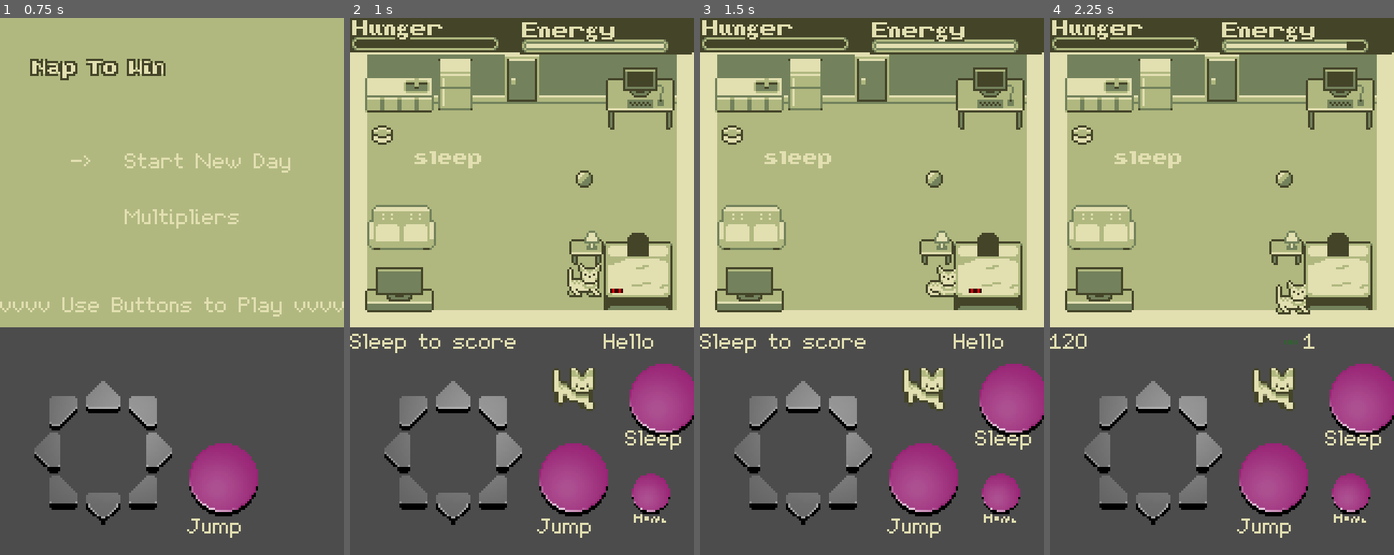
Above: before the commit, frames 1-4 (left to right).
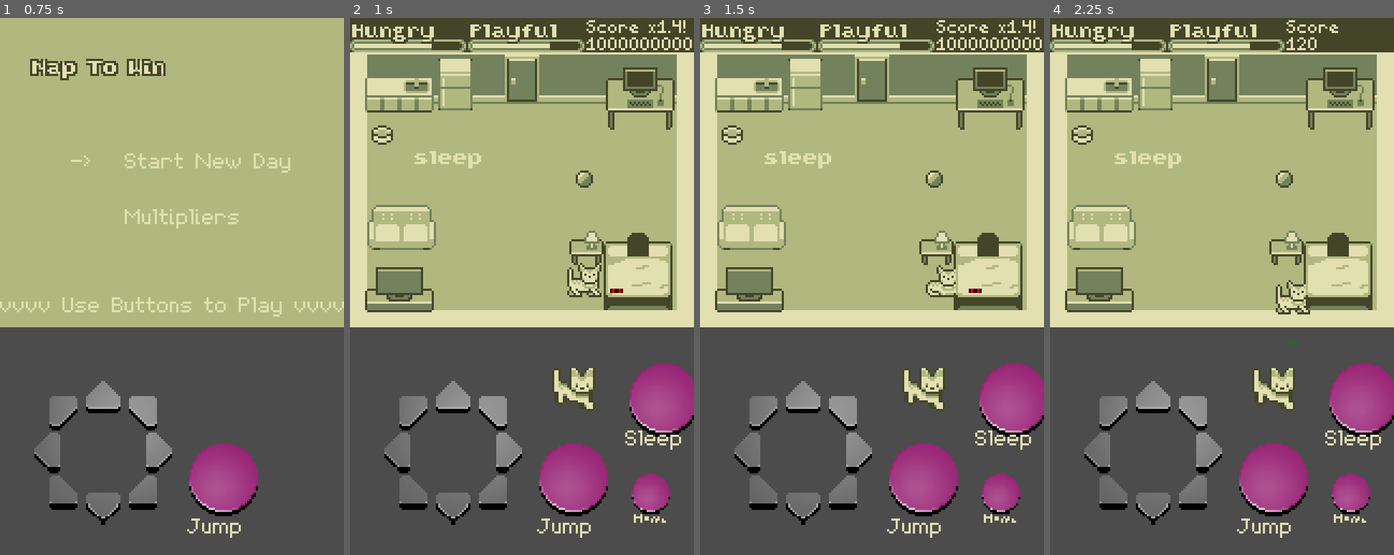
Above: after the commit, the same moments.

Repository: RoxT/legendary-octo-eureka
Game: Godot game, scene res://MainMenu.tscn
The game is run twice, just before and just after one commit, with the same random seed, the same clock (stepped at 60 frames per second) and the same inputs.
Inputs:
- Up to frame 1 (0.75 s): tap Enter at 0.5 s; hold Right (ui_right) from 0.53 s (still down); tap S (sleep) at 0.6 s
- Up to frame 2 (1 s): keep holding Right (ui_right); tap Space (jump) at 0.77 s
- Up to frame 3 (1.5 s): release Right (ui_right) at 1.25 s; click "Sleep" at 1.25 s
- Up to frame 4 (2.25 s): hold Down (ui_down) from 2.03 s (still down); tap S (sleep) at 2.1 s

Frame 1 is identical in both runs. In frame 2, 3.6% of the frame differs, in the area x 0-100%, y 0-63%; in frame 3, 3.6%; in frame 4, 3.1%.

Commit message:
Started on HUD

Diff:
--- /dev/null
+++ b/HUD.gd
@@ -0,0 +1,16 @@
+extends Control
+
+
+# Declare member variables here. Examples:
+# var a = 2
+# var b = "text"
+
+
+# Called when the node enters the scene tree for the first time.
+func _ready():
+	pass # Replace with function body.
+
+
+# Called every frame. 'delta' is the elapsed time since the previous frame.
+#func _process(delta):
+#	pass
--- a/LevelConroller.gd
+++ b/LevelConroller.gd
@@ -69,8 +69,8 @@
 		modifiers = modifiers + (played_with_ball.multiplier if played_with_ball.active else 0.0)
 		modifiers = modifiers + (brushed_against.multiplier if brushed_against.active else 0.0)
 		score = score + default_multiplier * modifiers
-		change_debug_label($DebugLabel, score)
-		change_debug_label($Modifier, modifiers)
+		$HUD/ScoreLabel.text = str(score)
+		$HUD/ModifierLabel.text = "x" + str(modifiers) + "!" if modifiers > 1 else ""
 
 func _on_Food_body_entered(body):
 	if body.name == "PlayerCat":
@@ -79,10 +79,6 @@
 			$Bars.eat()
 			$Food.empty()
 			$PlayerCat.eat()
-
-func change_debug_label(label: Label, text):
-	var formatDebug = "%s"
-	label.text = formatDebug % text
 
 func _on_Sleep_pressed():
 	$PlayerCat.sleep_toggle()
--- a/Main.tscn
+++ b/Main.tscn
@@ -30,6 +30,7 @@
 [ext_resource path="res://resources/Tinierfont.tres" type="DynamicFont" id=28]
 [ext_resource path="res://resources/TinyFont.tres" type="DynamicFont" id=29]
 [ext_resource path="res://resources/TinyBoldFont.tres" type="DynamicFont" id=30]
+[ext_resource path="res://HUD.gd" type="Script" id=31]
 
 [sub_resource type="RectangleShape2D" id=1]
 extents = Vector2( 16, 13 )
@@ -201,13 +202,6 @@
 [node name="Node2D" type="Node2D" parent="."]
 script = ExtResource( 14 )
 
-[node name="Modifier" type="Label" parent="Node2D"]
-margin_left = 118.0
-margin_top = 147.0
-margin_right = 158.0
-margin_bottom = 161.0
-text = "Hello"
-
 [node name="Room" type="Sprite" parent="Node2D"]
 position = Vector2( 80, 72 )
 texture = ExtResource( 3 )
@@ -358,13 +352,8 @@
 position = Vector2( 0, 11 )
 shape = SubResource( 6 )
 
-[node name="DebugLabel" type="Label" parent="Node2D"]
-margin_top = 147.0
-margin_right = 78.0
-margin_bottom = 161.0
-text = "Sleep to score"
-
 [node name="Bars" parent="Node2D" instance=ExtResource( 5 )]
+visible = false
 anchor_right = 0.0
 anchor_bottom = 0.0
 margin_left = -1.0
@@ -509,50 +498,71 @@
 custom_fonts/font = ExtResource( 30 )
 text = "sleep"
 
-[node name="BigBar" type="Position2D" parent="Node2D"]
-position = Vector2( -129, 40 )
-
-[node name="TextureProgress" type="TextureProgress" parent="Node2D/BigBar"]
-margin_left = 49.0
-margin_top = -18.0
-margin_right = 103.0
-margin_bottom = -12.0
-value = 50.0
-rounded = true
+[node name="HUD" type="Control" parent="Node2D"]
+margin_right = 160.0
+margin_bottom = 17.0
+script = ExtResource( 31 )
+
+[node name="Hunger" type="TextureProgress" parent="Node2D/HUD"]
+margin_top = 10.0
+margin_right = 54.0
+margin_bottom = 16.0
+theme = ExtResource( 13 )
+value = 70.0
 texture_under = ExtResource( 26 )
 texture_progress = ExtResource( 27 )
 
-[node name="Label" type="Label" parent="Node2D/BigBar"]
-margin_left = 50.0
-margin_top = -25.0
-margin_right = 134.0
-margin_bottom = -9.0
+[node name="Label" type="Label" parent="Node2D/HUD/Hunger"]
+margin_left = 1.0
+margin_top = -7.0
+margin_right = 41.0
+margin_bottom = 2.0
 theme = ExtResource( 13 )
 theme_type_variation = "head"
-text = "Hungry!"
-
-[node name="LittleBar2" type="Position2D" parent="Node2D"]
-position = Vector2( -124, 68 )
-
-[node name="TextureProgress" type="TextureProgress" parent="Node2D/LittleBar2"]
-margin_left = 30.0
-margin_top = -18.0
-margin_right = 84.0
-margin_bottom = -12.0
-value = 50.0
-rounded = true
+text = "Hungry"
+
+[node name="Energy" type="TextureProgress" parent="Node2D/HUD"]
+margin_left = 55.0
+margin_top = 10.0
+margin_right = 109.0
+margin_bottom = 16.0
+theme = ExtResource( 13 )
+value = 70.0
 texture_under = ExtResource( 26 )
 texture_progress = ExtResource( 27 )
 
-[node name="Label" type="Label" parent="Node2D/LittleBar2"]
-margin_left = 31.0
-margin_top = -25.0
-margin_right = 115.0
-margin_bottom = -9.0
-rect_scale = Vector2( 0.5, 0.5 )
+[node name="Label" type="Label" parent="Node2D/HUD/Energy"]
+margin_left = 1.0
+margin_top = -7.0
+margin_right = 41.0
+margin_bottom = 2.0
 theme = ExtResource( 13 )
 theme_type_variation = "head"
-text = "Hungry!"
+text = "Playful"
+
+[node name="ScoreTitleLabel" type="Label" parent="Node2D/HUD"]
+margin_left = 110.0
+margin_top = 1.0
+margin_right = 137.0
+margin_bottom = 9.0
+theme_type_variation = "LabelTiny"
+text = "Score"
+
+[node name="ScoreLabel" type="Label" parent="Node2D/HUD"]
+margin_left = 110.0
+margin_top = 9.0
+margin_right = 140.0
+margin_bottom = 17.0
+theme_type_variation = "LabelTiny"
+text = "1000000000"
+
+[node name="ModifierLabel" type="Label" parent="Node2D/HUD"]
+margin_left = 139.0
+margin_top = 1.0
+margin_right = 169.0
+margin_bottom = 9.0
+theme_type_variation = "LabelTiny"
+text = "x1.4!"
 
 [node name="Walls" type="Node" parent="."]
 
--- a/resources/MyTheme.tres
+++ b/resources/MyTheme.tres
@@ -7,6 +7,8 @@
 [resource]
 default_font = ExtResource( 2 )
 Label/colors/font_color = Color( 0.886275, 0.87451, 0.694118, 1 )
+LabelTiny/base_type = "Label"
+LabelTiny/fonts/font = ExtResource( 1 )
 RichTextLabel/colors/default_color = Color( 0.886275, 0.87451, 0.694118, 1 )
 font/fonts/Tinier = ExtResource( 1 )
 font/fonts/Tiny = ExtResource( 2 )
Not shown: 1 places in Main.tscn that only renumber resources
